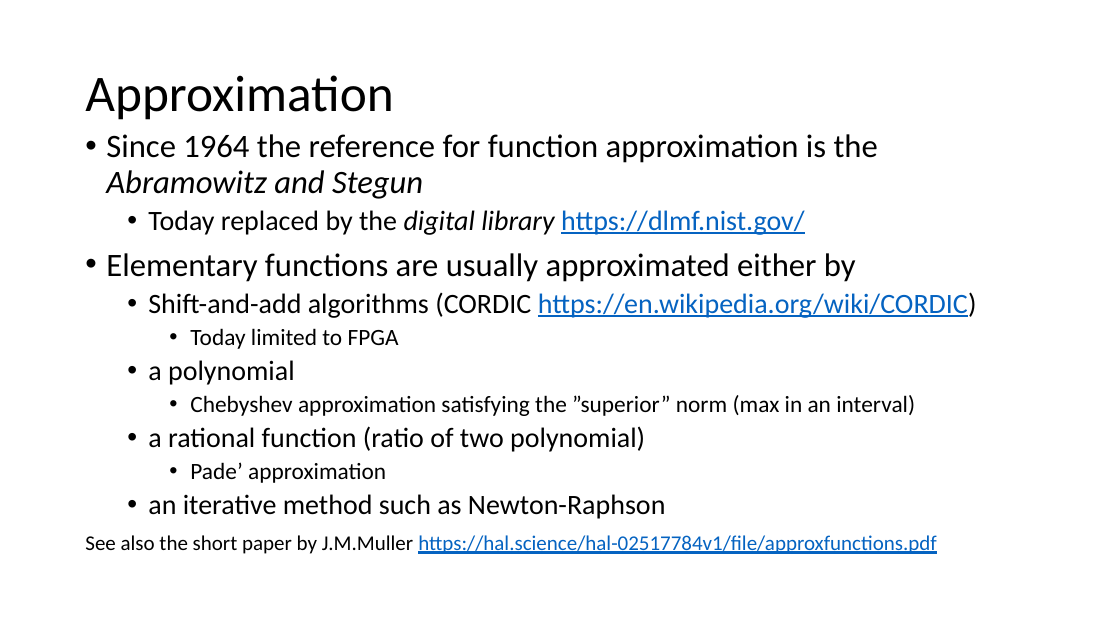
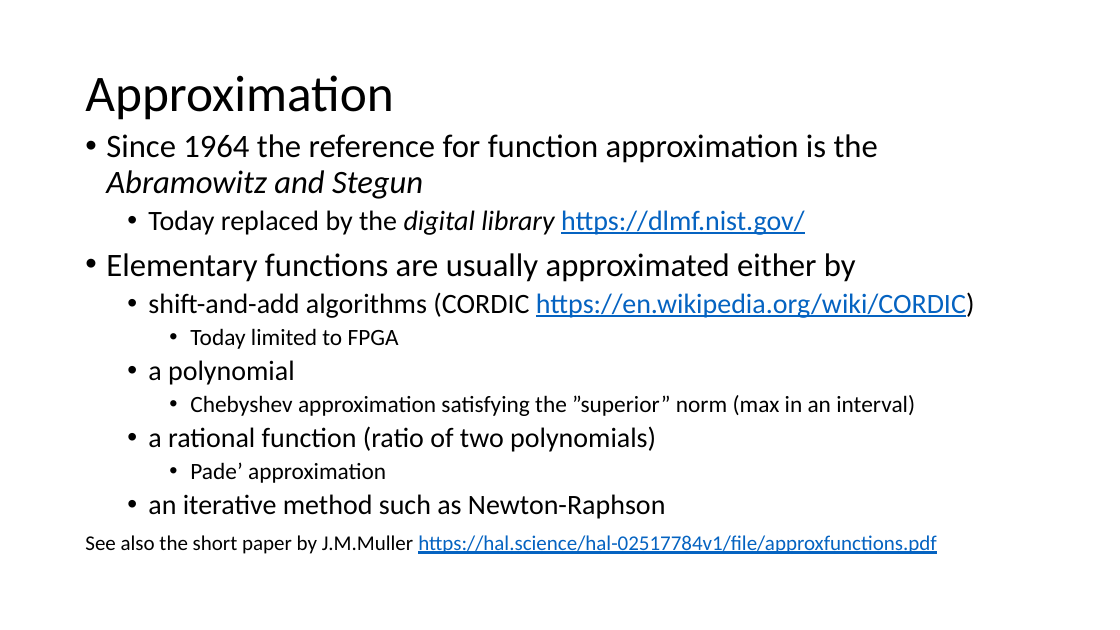
Before and after one commit to VinInn/FPCourse, a slide deck: slide 33 of Slides/FPforScientist.pptx. Drawn at 1120x630 pixels with LibreOffice and Linux fonts; fonts in the diff are those of the drawing. Boxes give left, top, right and bottom in pixels: in the first picture for what was removed or moved away, otherwise in the second. Text is boxed around its words. In the diff, an @@ line names an element or a change of style, - is before the commit and + after.

```diff
--- a/Slides/FPforScientist.pptx
+++ b/Slides/FPforScientist.pptx
@@ text at box(148, 292, 975, 318): text changed @@
-  • Shift-and-add algorithms (CORDIC https://en.wikipedia.org/wiki/CORDIC)
+  • shift-and-add algorithms (CORDIC https://en.wikipedia.org/wiki/CORDIC)
@@ text at box(148, 426, 656, 452): text changed @@
-  • a rational function (ratio of two polynomial)
+  • a rational function (ratio of two polynomials)
```
Also in this commit, not shown: 2 other slides changed.
